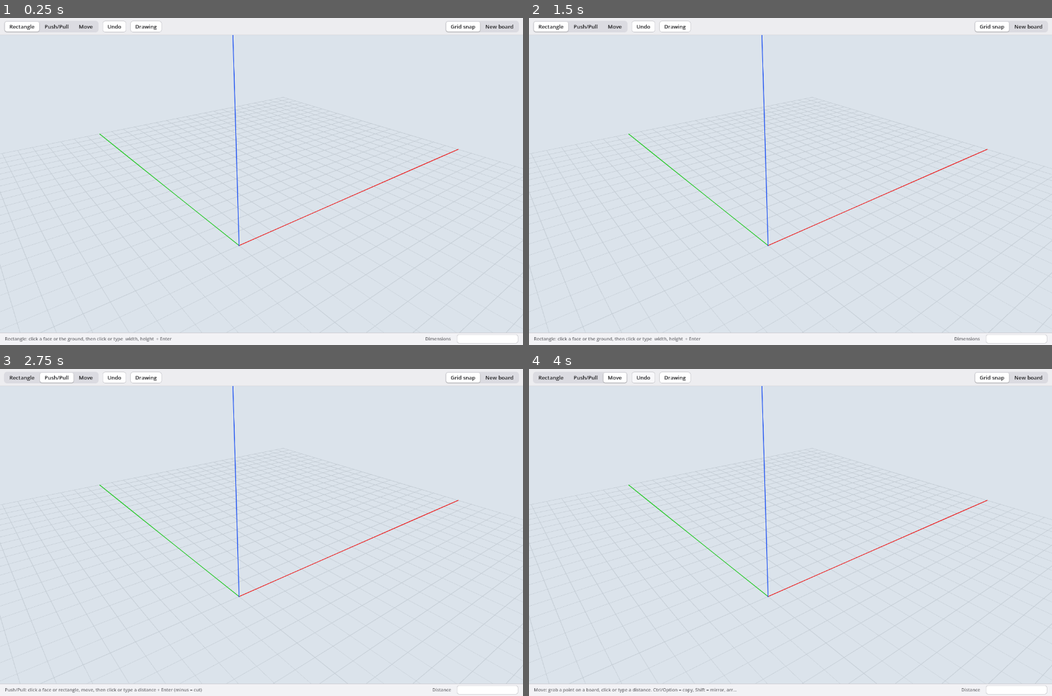
Above: before the commit, frames 1-4 (two rows, left to right).
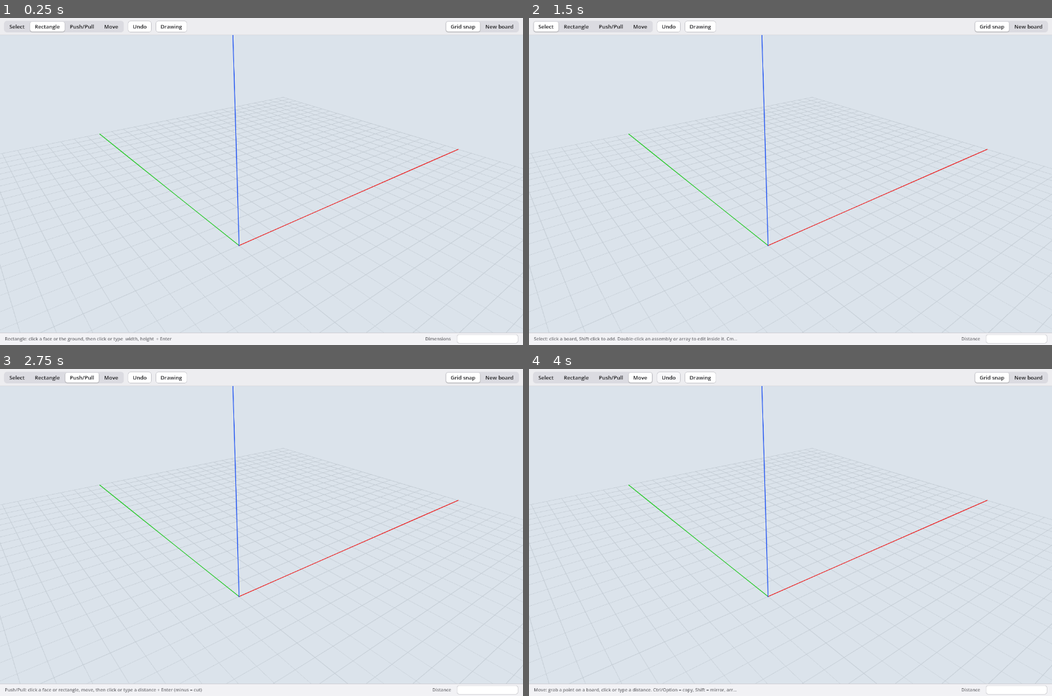
Above: after the commit, the same moments.

Repository: wweatherall/Napkin
Game: Godot game, scene res://main.tscn
The game is run twice, just before and just after one commit, with the same random seed, the same clock (stepped at 60 frames per second) and the same inputs.
Inputs (mouse positions are in pixels of both pictures, inside the frame that each line leads up to):
- Up to frame 1 (0.25 s): no input
- Up to frame 2 (1.5 s): click "Rectangle" at 0.5 s; click (544, 27) at 1.25 s, where only the run after the commit has a clickable "Select"
- Up to frame 3 (2.75 s): click "Push/Pull" at 2 s
- Up to frame 4 (4 s): click "Move" at 2.75 s; click "Undo" at 3.5 s

The runs differ from the first frame. In frame 1, 0.6% of the frame differs, in the area x 0-36%, y 0-5%; in frame 2, 0.6%, in the area x 1-87%, y 0-99%; in frame 3, 0.6%; in frame 4, 0.4%.
Error before the commit: Invalid assignment of property or key 'text' with value of type 'String' on a base object of type 'Nil'. (res://main.gd:1499)
Error after the commit: Invalid assignment of property or key 'text' with value of type 'String' on a base object of type 'Nil'. (res://main.gd:1607)

Commit message:
Select tool, assemblies you enter, entered arrays (T20 phase 1, I32)
- Select tool (Space): click, Shift-click to add, Esc clears. Cmd+G (Edit >
  Make assembly) groups the selection into an assembly: a FreeCAD group
  (App::DocumentObjectGroup, SSRole assembly), so the boards keep their own
  frames and mirrors / links that reach in or out keep working.
- From outside, a board stands for its assembly (Move moves the whole
  assembly; drawing on it is refused with a hint) and a copy in an array
  stands for its row.
- Double-click enters an assembly or an array: the rest greys out and can't
  be picked; Esc leaves. Inside an assembly, new boards join it; inside an
  array, a moved copy leaves the row and moves alone (I32).

test_native 76/76 (section N); quick test 43/43; full test passes.
Not yet: copies of a whole assembly (phase 2).

Co-Authored-By: Claude Opus 5.5 <noreply@anthropic.com>

Diff:
--- a/viewport/main.gd
+++ b/viewport/main.gd
@@ -11,7 +11,7 @@
 
 # ---------------- state ----------------
 var ops: Array = []
-var counters := {"r": 0, "b": 0, "pp": 0, "m": 0, "mv": 0, "mu": 0, "dt": 0}
+var counters := {"r": 0, "b": 0, "pp": 0, "m": 0, "mv": 0, "mu": 0, "dt": 0, "as": 0, "a": 0}
 var seq := 0
 var in_flight := false
 var dirty := false
@@ -97,6 +97,7 @@
 var mat_hover: ShaderMaterial
 var mat_cut_hl: ShaderMaterial    # hole highlight in Move
 var mat_sibling: ShaderMaterial   # linked copies of the board you're editing
+var mat_selected: ShaderMaterial  # selected boards
 var mat_plane: StandardMaterial3D  # mirror-plane visuals
 var mat_edge: StandardMaterial3D
 var mat_draft_edge: StandardMaterial3D
@@ -241,6 +242,7 @@
 	mat_hover.render_priority = 2
 	mat_cut_hl = _overlay_mat(Color(0.5, 0.3, 0.85, 0.5))
 	mat_sibling = _overlay_mat(Color(0.25, 0.55, 1.0, 0.22))      # linked copies, while you edit one
+	mat_selected = _overlay_mat(Color(0.1, 0.45, 1.0, 0.35))      # what the Select tool picked
 	mat_cut_hl.render_priority = 2
 	mat_edge = StandardMaterial3D.new()
 	mat_edge.shading_mode = BaseMaterial3D.SHADING_MODE_UNSHADED
@@ -421,7 +423,7 @@
 	var row := HBoxContainer.new()
 	row.add_theme_constant_override("separation", 10)
 	bar.add_child(row)
-	row.add_child(_segments([["Rectangle", "rect", "Rectangle (R)"], ["Push/Pull", "push", "Push/Pull (P)"], ["Move", "move", "Move (M)"]], false))
+	row.add_child(_segments([["Select", "select", "Select (Space)"], ["Rectangle", "rect", "Rectangle (R)"], ["Push/Pull", "push", "Push/Pull (P)"], ["Move", "move", "Move (M)"]], false))
 	for spec in [["Undo", "undo", "Undo (⌘Z)"], ["Drawing", "drawing", "Drawing and cut list (D)"]]:
 		var b := Button.new(); b.text = spec[0]; b.tooltip_text = spec[2]; b.focus_mode = Control.FOCUS_NONE
 		b.pressed.connect(_menu.bind(spec[1]))
@@ -637,7 +639,7 @@
 func _make_tools() -> void:
 	infer = load("res://inference.gd").new()
 	infer.m = self
-	for k in ["rect", "push", "move"]:
+	for k in ["select", "rect", "push", "move"]:
 		tools[k] = load("res://tools/%s_tool.gd" % k).new()
 		tools[k].setup(self)
 
@@ -723,6 +725,108 @@
 	ui_tip.visible = txt != ""
 	ui_tip.text = txt
 	ui_tip.position = screen + Vector2(22, 20)
+
+
+# ---------------- assemblies, arrays you enter, selection (T20, I32) ----------------
+# From outside, a board in an assembly stands for the whole assembly, and a copy in an array for its whole row.
+# Double-click (Select) enters one: the rest greys out and can't be picked; new boards drawn inside join the
+# assembly; inside an array a copy moves alone (it leaves the row). Esc clears the selection, then leaves.
+var body_assembly := {}             # board id -> assembly id, "" if none
+var body_row := {}                  # board id -> the original its array row was copied from, "" if none
+var context := ""                   # "" outside; "assembly:<id>" or "row:<original>" inside
+var selection: Array = []
+var _sel_overlay: MeshInstance3D
+var mat_ghost: StandardMaterial3D
+
+
+func unit_of(bid: String) -> Dictionary:
+	"""What a tool acts on when you point at this board from where you are."""
+	if bid == "": return {}
+	if context == "":
+		var a: String = body_assembly.get(bid, "")
+		if a != "":
+			return {"id": a, "kind": "assembly", "bodies": body_assembly.keys().filter(func(b): return body_assembly[b] == a)}
+		var r: String = body_row.get(bid, "")
+		if r != "":
+			return {"id": bid, "kind": "row", "bodies": body_row.keys().filter(func(b): return body_row[b] == r)}
+	return {"id": bid, "kind": "board", "bodies": [bid]}
+
+
+func unit_tris(unit: Dictionary) -> PackedVector3Array:
+	var t := PackedVector3Array()
+	for b in unit.get("bodies", []): t.append_array(body_tris.get(b, PackedVector3Array()))
+	return t
+
+
+func in_context(bid: String) -> bool:
+	if context == "" or bid == "": return true
+	if context.begins_with("assembly:"): return body_assembly.get(bid, "") == context.substr(9)
+	return body_row.get(bid, "") == context.substr(4)
+
+
+func edit_blocked(bid: String) -> bool:
+	"""From outside, an assembly's boards are edited by entering it (SketchUp)."""
+	if context == "" and body_assembly.get(bid, "") != "":
+		_say_status("Double-click the assembly (Select tool) to edit inside it")
+		return true
+	return false
+
+
+func context_assembly() -> String:
+	return context.substr(9) if context.begins_with("assembly:") else ""
+
+
+func enter_context_of(bid: String) -> void:
+	if bid == "" or context != "": return
+	if body_assembly.get(bid, "") != "": context = "assembly:" + body_assembly[bid]
+	elif body_row.get(bid, "") != "": context = "row:" + body_row[bid]
+	else: return
+	set_selection([])
+	_apply_context()
+	ui_hint.text = "Inside %s. Esc to leave" % ("the assembly" if context.begins_with("assembly:") else "the array")
+
+
+func leave_context() -> void:
+	context = ""
+	_apply_context()
+	ui_hint.text = tools[tool].hint()
+
+
+func _apply_context() -> void:
+	"""Grey out, and make unpickable, every board outside the one you're in."""
+	if mat_ghost == null:
+		mat_ghost = StandardMaterial3D.new()
+		mat_ghost.albedo_color = Color(0.75, 0.75, 0.78, 0.35)
+		mat_ghost.transparency = BaseMaterial3D.TRANSPARENCY_ALPHA
+	for node in bodies_root.get_children():
+		if not node.has_meta("body_mesh"): continue
+		var inside := in_context(String(node.name))
+		node.material_override = null if inside else mat_ghost
+		var edges: MeshInstance3D = node.get_meta("edges")
+		edges.visible = inside
+		for c in node.get_children():
+			if c is StaticBody3D: c.collision_layer = 1 if inside else 0
+
+
+func set_selection(ids: Array) -> void:
+	selection = ids
+	if _sel_overlay == null:
+		_sel_overlay = MeshInstance3D.new(); add_child(_sel_overlay)
+	var t := PackedVector3Array()
+	for b in ids: t.append_array(body_tris.get(b, PackedVector3Array()))
+	_sel_overlay.mesh = _tri_mesh(t, mat_selected) if not t.is_empty() else null
+
+
+func make_assembly() -> void:
+	var ids := selection.filter(func(b): return body_assembly.get(b, "") == "")
+	if ids.is_empty():
+		_say_status("Select the boards first (Select tool, Shift-click to add)"); return
+	counters["as"] += 1; counters["a"] += 1
+	ops.append({"id": "as%d" % counters["as"], "type": "make_assembly", "targets": ids, "new_id": "a%d" % counters["a"],
+				"name": "Assembly %d" % counters["a"]})
+	set_selection([])
+	sync()
+	_say_status("Assembly of %d board%s: double-click it to edit inside" % [ids.size(), "" if ids.size() == 1 else "s"])
 
 
 # ---------------- linked boards (T12: A22c, I28, Q28, Q29) ----------------
@@ -912,10 +1016,12 @@
 func _restore_counters() -> void:
 	for op in ops:
 		var id: String = op["id"]
-		for k in ["pp", "mv", "mu", "dt", "r", "m"]:
+		for k in ["pp", "mv", "mu", "dt", "as", "r", "m"]:
 			if id.begins_with(k) and id.substr(k.length()).is_valid_int():
 				counters[k] = maxi(counters[k], int(id.substr(k.length())))
 				break
+		if op["type"] == "make_assembly" and String(op["new_id"]).substr(1).is_valid_int():
+			counters["a"] = maxi(counters["a"], int(String(op["new_id"]).substr(1)))
 		var made: Array = op.get("new_ids", [])
 		if op.has("body"): made = [op["body"]]
 		for bid in made:
@@ -1044,10 +1150,11 @@
 	var data = JSON.parse_string(FileAccess.get_file_as_string(dir.path_join("bodies.json")))
 	if typeof(data) != TYPE_ARRAY: return
 	var files := {}
-	body_family = {}; body_array = {}
+	body_family = {}; body_array = {}; body_assembly = {}; body_row = {}
 	for b in data:
 		files[b["id"]] = b["mesh"]
 		body_family[b["id"]] = b.get("family", ""); body_array[b["id"]] = b.get("array", "")
+		body_assembly[b["id"]] = b.get("assembly", ""); body_row[b["id"]] = b.get("row", "")
 		if not _boards.has(b["mesh"]):
 			_boards[b["mesh"]] = _build_board(dir, b)
 	_load_cuts(dir)
@@ -1107,6 +1214,7 @@
 		for oid in op_waves:                         # a wave running for this board carries onto it
 			if bid in op_waves[oid]["bodies"]:
 				_attach_wave(oid, node, edges, _base_of(node))
+	_apply_context()
 
 
 # ---------------- confirmed states (T10) ----------------
@@ -1623,8 +1731,9 @@
 	var spec := [
 		["File", [["New…", "new", KEY_MASK_META | KEY_N], ["Open…", "open", KEY_MASK_META | KEY_O], [],
 				  ["Show in Finder", "reveal", 0], [], ["Drawing and cut list (D)", "drawing", 0]]],
-		["Edit", [["Undo", "undo", KEY_MASK_META | KEY_Z], [], ["Make unique (U)", "unique", 0], ["Detach from array", "detach", 0]]],
-		["Tools", [["Rectangle (R)", "rect", 0], ["Push/Pull (P)", "push", 0], ["Move (M)", "move", 0]]],
+		["Edit", [["Undo", "undo", KEY_MASK_META | KEY_Z], [], ["Make assembly", "assemble", KEY_MASK_META | KEY_G],
+				  ["Make unique (U)", "unique", 0], ["Detach from array", "detach", 0]]],
+		["Tools", [["Select (Space)", "select", 0], ["Rectangle (R)", "rect", 0], ["Push/Pull (P)", "push", 0], ["Move (M)", "move", 0]]],
 		["View", [["Grid snap (G)", "grid", -1], ["New board on faces (B)", "newboard", -1]]],
 	]
 	for m in spec:
@@ -1657,7 +1766,8 @@
 		"reveal": OS.shell_show_in_file_manager(model_path)
 		"drawing": export_drawing()
 		"undo": undo()
-		"rect", "push", "move": set_tool(tag)
+		"select", "rect", "push", "move": set_tool(tag)
+		"assemble": make_assembly()
 		"unique": _linked_op("make_unique")
 		"detach": _linked_op("detach")
 		"grid": grid_snap = not grid_snap; _update_toggles()
@@ -1719,6 +1829,8 @@
 			var amount := clampf(e.factor if e.factor > 0.0 else 1.0, 0.0, ZOOM_MAX_STEPS)
 			var step := pow(ZOOM_STEP, amount)
 			_zoom(step if e.button_index == MOUSE_BUTTON_WHEEL_UP else 1.0 / step, e.position)
+		elif e.button_index == MOUSE_BUTTON_LEFT and e.pressed and e.double_click:
+			tools[tool].double_click(e.position)
 		elif e.button_index == MOUSE_BUTTON_LEFT and e.pressed:
 			tool_click(e.position)
 		elif e.button_index == MOUSE_BUTTON_LEFT:
@@ -1751,9 +1863,14 @@
 	elif e is InputEventKey and e.pressed and not e.echo:
 		if (e.ctrl_pressed or e.meta_pressed) and e.keycode == KEY_Z: _menu("undo"); return    # Cmd+Z on a Mac
 		if (e.ctrl_pressed or e.meta_pressed) and e.keycode == KEY_N: _menu("new"); return
+		if (e.ctrl_pressed or e.meta_pressed) and e.keycode == KEY_G: _menu("assemble"); return
 		if (e.ctrl_pressed or e.meta_pressed) and e.keycode == KEY_O: _menu("open"); return
 		match e.keycode:
-			KEY_ESCAPE: set_tool(tool); return
+			KEY_ESCAPE:
+				if not selection.is_empty(): set_selection([])
+				elif context != "": leave_context()
+				else: set_tool(tool)
+				return
 			KEY_ENTER, KEY_KP_ENTER: apply_vcb(); return
 			KEY_BACKSPACE: vcb = vcb.left(-1); _update_vcb(); return
 		var ch := char(e.unicode) if e.unicode > 0 else ""
@@ -1762,6 +1879,7 @@
 		if t.busy() and ch != "" and t.accepts(ch):
 			vcb += ch; _update_vcb(); return
 		match e.keycode:
+			KEY_SPACE: set_tool("select")
 			KEY_R: set_tool("rect")
 			KEY_P: set_tool("push")
 			KEY_M: set_tool("move")
--- a/viewport/tests.gd
+++ b/viewport/tests.gd
@@ -68,6 +68,36 @@
 		ev.button_index = MOUSE_BUTTON_LEFT; ev.pressed = pressed
 		ev.position = s; ev.global_position = s
 		Input.parse_input_event(ev)
+	await _frames(1)
+
+
+func _click_at(p_model: Vector3) -> void:
+	await _drag_to(p_model, 6); await _press()
+
+
+func _double_click_at(p_model: Vector3) -> void:
+	await _drag_to(p_model, 6)
+	var s: Vector2 = m.cursor2d.position
+	var ev := InputEventMouseButton.new()
+	ev.button_index = MOUSE_BUTTON_LEFT; ev.pressed = true; ev.double_click = true
+	ev.position = s; ev.global_position = s
+	Input.parse_input_event(ev)
+	var up := ev.duplicate(); up.pressed = false; up.double_click = false
+	Input.parse_input_event(up)
+	await _frames(1)
+
+
+func _key_state(k: Key, down: bool) -> void:
+	var ev := InputEventKey.new(); ev.keycode = k; ev.pressed = down
+	Input.parse_input_event(ev)
+	await _frames(1)
+
+
+func _key_cmd(k: Key) -> void:
+	var ev := InputEventKey.new(); ev.keycode = k; ev.pressed = true; ev.meta_pressed = true
+	Input.parse_input_event(ev)
+	var up := ev.duplicate(); up.pressed = false
+	Input.parse_input_event(up)
 	await _frames(1)
 
 
@@ -1202,6 +1232,47 @@
 	await _wait_wave()
 	_ok("Edit > Detach from array takes it out of the row", m.body_array.get(det, "x") == "" and m.body_family.get(det, "") != "", [det, m.body_array, m.body_family])
 
+	# 5c. Assemblies you enter (T20, I32): select two boards, Cmd+G, move them as one, enter, draw inside, leave
+	await _fresh("assembly", _plank(1, Vector3.ZERO, Vector3(100, 50, 18)) + _plank(2, Vector3(0, 100, 0), Vector3(100, 50, 18))
+		+ _plank(3, Vector3(300, 0, 0), Vector3(100, 50, 18)))
+	await _view(Vector3(200, 75, 0), -25, -50, 1.4)
+	await _key(KEY_SPACE)
+	await _click_at(Vector3(50, 25, 18))
+	await _key_state(KEY_SHIFT, true)
+	await _click_at(Vector3(50, 125, 18))
+	await _key_state(KEY_SHIFT, false)
+	_ok("Select: click, then Shift-click adds", m.selection == ["b1", "b2"], m.selection)
+	await _key_cmd(KEY_G)
+	await _wait_wave()
+	_ok("Cmd+G makes an assembly of them", m.body_assembly.get("b1", "") != "" and m.body_assembly["b1"] == m.body_assembly.get("b2", "")
+		and m.body_assembly.get("b3", "") == "", m.body_assembly)
+	_ok("from outside, a board stands for its assembly", m.unit_of("b1")["bodies"].size() == 2, m.unit_of("b1"))
+	m.set_tool("move")
+	await _grab(Vector3(50, 25, 18))
+	await _key(KEY_UP)
+	await _drag_to(Vector3(50, 25, 60), 6)
+	await _type("100\n")
+	await _wait_wave()
+	_ok("moving one of its boards moves the whole assembly", _bbox("b1")[2] == 100.0 and _bbox("b2")[2] == 100.0 and _bbox("b3")[2] == 0.0,
+		[_bbox("b1"), _bbox("b2"), _bbox("b3")])
+	m.set_tool("rect")
+	var n_rects: int = m.rects.size()
+	await _click_at(Vector3(50, 25, 118))
+	_ok("from outside, drawing on an assembly's board is refused with a hint", m.rects.size() == n_rects and not m.tools["rect"].state.get("active", false),
+		m.ui_sync.text)
+	await _key(KEY_ESCAPE)
+	m.set_tool("select")
+	await _double_click_at(Vector3(50, 25, 118))
+	_ok("double-click enters the assembly", m.context == "assembly:" + m.body_assembly["b1"] and not m.in_context("b3"), m.context)
+	m.set_tool("rect")
+	await _rect(Vector3(20, 10, 118), Vector3(60, 40, 118), "40,30")
+	await _push(Vector3(40, 25, 118), Vector3(40, 25, 108), "-18")
+	await _wait_wave()
+	_ok("inside, a hole on its board works", _bodies()["b1"]["volume_mm3"] == 100.0 * 50 * 18 - 40 * 30 * 18, _bodies()["b1"]["volume_mm3"])
+	await _key(KEY_ESCAPE)
+	await _key(KEY_ESCAPE)
+	_ok("Esc leaves", m.context == "", m.context)
+
 	# 6. Undo (A28): every undo shows at once, the 21st rebuilds in FreeCAD
 	await _fresh("undo")
 	var seen := {0: []}
--- a/viewport/tools/move_tool.gd
+++ b/viewport/tools/move_tool.gd
@@ -210,8 +210,11 @@
 		if not p.get("hit", false) or p["body"] == "" or not m.body_tris.has(p["body"]): return
 		last_oid = ""
 		var tris: PackedVector3Array = m.body_tris[p["body"]]
-		var cut := m._cut_at(p["body"], p["point"])
+		var unit := m.unit_of(p["body"])             # from outside: the whole assembly, or the array's row (I32)
+		var cut := m._cut_at(p["body"], p["point"]) if unit["kind"] != "assembly" else {}
 		var cut_ref := {}
+		if unit["kind"] != "board":
+			tris = m.unit_tris(unit)
 		if not cut.is_empty():                       # clicked a hole: move / copy the hole, not the board
 			cut_ref = {"body": p["body"], "op": cut["op"], "kind": cut["kind"]}
 			tris = m._cut_tris(p["body"], cut["op"])
@@ -225,7 +228,7 @@
 					  "vec": Vector3.ZERO, "lock": -1, "lock_mode": "free", "inferred": -1, "kind": "",
 					  "count": 1, "divide": false, "lo": lo, "hi": hi,
 					  "face_ax": fax, "face_c": snappedf(p["point"][fax], 0.01), "face_sign": signf(n[fax]),
-					  "cut": cut_ref}
+					  "cut": cut_ref, "unit": unit}
 	elif mirror and state.get("cut", {}).is_empty():
 		commit_mirror_move(state["mir_ax"], state["mir_c"])
 	else:
@@ -316,8 +319,11 @@
 
 func _preview_move() -> void:
 	var all := PackedVector3Array()
+	var src: PackedVector3Array = state["tris"]
+	if copy and state.get("unit", {}).get("kind", "") == "row":
+		src = m.body_tris[state["body"]]              # copying from a row copies just that board
 	for off in _move_offsets(state["vec"], state["count"], state["divide"], copy):
-		for q in state["tris"]: all.append(q + off)
+		for q in src: all.append(q + off)
 	m.overlay.mesh = m._tri_mesh(all, m.mat_draft if state.get("cut", {}).is_empty() else m.mat_cut)
 	m.overlay_lines.mesh = m._lines(Main.feature_edges(all), Color(0.6, 0.35, 0.0)).mesh
 	m._update_vcb()
@@ -330,11 +336,18 @@
 		_commit_cut_move(vec, count, divide, reuse_oid)
 		return
 	var body: String = state.get("body", "")
+	var unit: Dictionary = state.get("unit", {"kind": "board", "bodies": [body]})
+	if copy and unit["kind"] == "assembly":
+		m._say_status("Copying an assembly isn't built yet: enter it and copy its boards")
+		return
 	var oid := reuse_oid
 	if oid == "":
 		m.counters["mv"] += 1
 		oid = "mv%d" % m.counters["mv"]
-	var op := {"id": oid, "type": "move", "targets": [body], "vector": Main.arr3(vec), "copy": copy}
+	var op := {"id": oid, "type": "move", "targets": [unit["id"] if unit["kind"] == "assembly" else body],
+			   "vector": Main.arr3(vec), "copy": copy}
+	if not copy and m.context.begins_with("row:") and m.body_array.get(body, "") != "":
+		op["detach"] = true                          # inside an entered array a copy moves alone (I32)
 	var offsets := _move_offsets(vec, count, divide, copy)
 	var made := []
 	if copy:
@@ -352,9 +365,16 @@
 	var src: PackedVector3Array = state["tris"]
 	memo[oid] = {"tris": src, "ref": state["ref"]}
 	var wave_bodies := made if copy else [body]
+	var srcs := []
+	for i in offsets.size(): srcs.append(m.body_tris[body] if copy and unit["kind"] != "board" else src)
+	if not copy and unit["kind"] != "board":       # the whole assembly / row moves: one draft per board
+		wave_bodies = unit["bodies"]
+		srcs = []; offsets = []
+		for b in wave_bodies:
+			srcs.append(m.body_tris.get(b, PackedVector3Array())); offsets.append(vec)
 	for i in offsets.size():
 		var moved := PackedVector3Array()
-		for q in src: moved.append(q + offsets[i])
+		for q in srcs[i]: moved.append(q + offsets[i])
 		all.append_array(moved)
 		var mi := MeshInstance3D.new()
 		mi.mesh = m._tri_mesh(moved, m.mat_draft)
@@ -371,8 +391,9 @@
 			for q in moved: lo = lo.min(q); hi = hi.max(q)
 			m.draft_bboxes[bid] = [Main.arr3(lo), Main.arr3(hi)]
 	if not copy:
-		for n in m.bodies_root.find_children(body, "MeshInstance3D", true, false):
-			n.visible = false            # it has left: hide the old spot until FreeCAD's mesh arrives
+		for b in wave_bodies:
+			for n in m.bodies_root.find_children(b, "MeshInstance3D", true, false):
+				n.visible = false        # it has left: hide the old spot until FreeCAD's mesh arrives
 	var dest: Vector3 = state["ref"] + offsets[offsets.size() - 1]
 	m._begin_wave(oid, dest, all, copy, wave_bodies)
 	for i in root.get_child_count():
--- a/viewport/tools/push_tool.gd
+++ b/viewport/tools/push_tool.gd
@@ -28,6 +28,7 @@
 	if not state.get("active", false):
 		_push_hover(screen)
 		if hover.is_empty(): return
+		if m.edit_blocked(hover.get("body", "") if hover.get("rect", "") == "" else m.rects[hover["rect"]]["on"]): return
 		state = hover.duplicate()
 		state["active"] = true
 		state["dist"] = 0.0
@@ -196,6 +197,7 @@
 		m.counters["b"] += 1
 		new_id = "b%d" % m.counters["b"]
 		op["body"] = new_id
+		if m.context_assembly() != "": op["assembly"] = m.context_assembly()   # drawn inside: it joins (T20)
 	if m.force_reject_next and op["target"].has("rect"):
 		op["target"] = {"rect": "r_missing"}      # test hook only: guarantees FreeCAD rejects it
 		m.force_reject_next = false
--- a/viewport/tools/rect_tool.gd
+++ b/viewport/tools/rect_tool.gd
@@ -33,6 +33,7 @@
 	if not state.get("active", false):
 		var p := m.snap(m.pick(screen), screen)
 		if not p.get("hit", false): return
+		if m.edit_blocked(p["body"]): return
 		var n: Vector3 = p["normal"]
 		var b := Main.plane_basis(n)
 		var on: String = p["body"]
--- /dev/null
+++ b/viewport/tools/select_tool.gd
@@ -0,0 +1,38 @@
+extends "res://tools/tool.gd"
+## Select (Space): click a board (from outside, its whole assembly or array row) to select it; Shift-click adds or
+## removes; click empty space to clear. Double-click enters an assembly or an array (T20); Esc leaves.
+
+
+func hint() -> String:
+	return "Select: click a board, Shift-click to add. Double-click an assembly or array to edit inside it. Cmd+G makes an assembly"
+
+
+func mouse_moved(screen: Vector2) -> void:
+	var p := m.pick(screen)
+	m.overlay.mesh = null
+	if p.get("hit", false) and p.get("body", "") != "":
+		m.overlay.mesh = m._tri_mesh(m.unit_tris(m.unit_of(p["body"])), m.mat_hover)
+
+
+func click(screen: Vector2) -> void:
+	var p := m.pick(screen)
+	var unit := m.unit_of(p.get("body", "")) if p.get("hit", false) else {}
+	var additive := Input.is_key_pressed(KEY_SHIFT)
+	if unit.is_empty():
+		if not additive: m.set_selection([])
+		return
+	var ids: Array = unit["bodies"]
+	var sel: Array = m.selection.duplicate()
+	if additive:
+		var all_in := ids.all(func(b): return sel.has(b))
+		for b in ids:
+			if all_in: sel.erase(b)
+			elif not sel.has(b): sel.append(b)
+	else:
+		sel = ids.duplicate()
+	m.set_selection(sel)
+
+
+func double_click(screen: Vector2) -> void:
+	var p := m.pick(screen)
+	if p.get("hit", false): m.enter_context_of(p.get("body", ""))
--- a/viewport/tools/tool.gd
+++ b/viewport/tools/tool.gd
@@ -28,6 +28,11 @@
 
 
 func click(_screen: Vector2) -> void:
+	pass
+
+
+## a double click (Select: enter an assembly or array)
+func double_click(_screen: Vector2) -> void:
 	pass
 
 
Not shown, changed: CLAUDE.md
